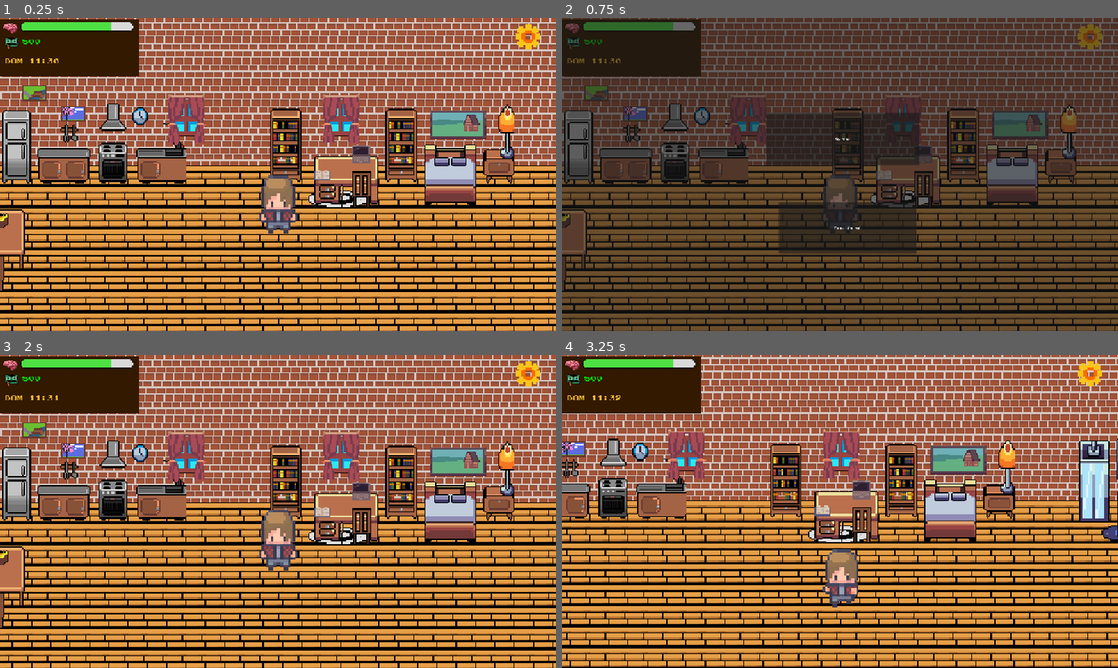
Above: before the commit, frames 1-4 (two rows, left to right).
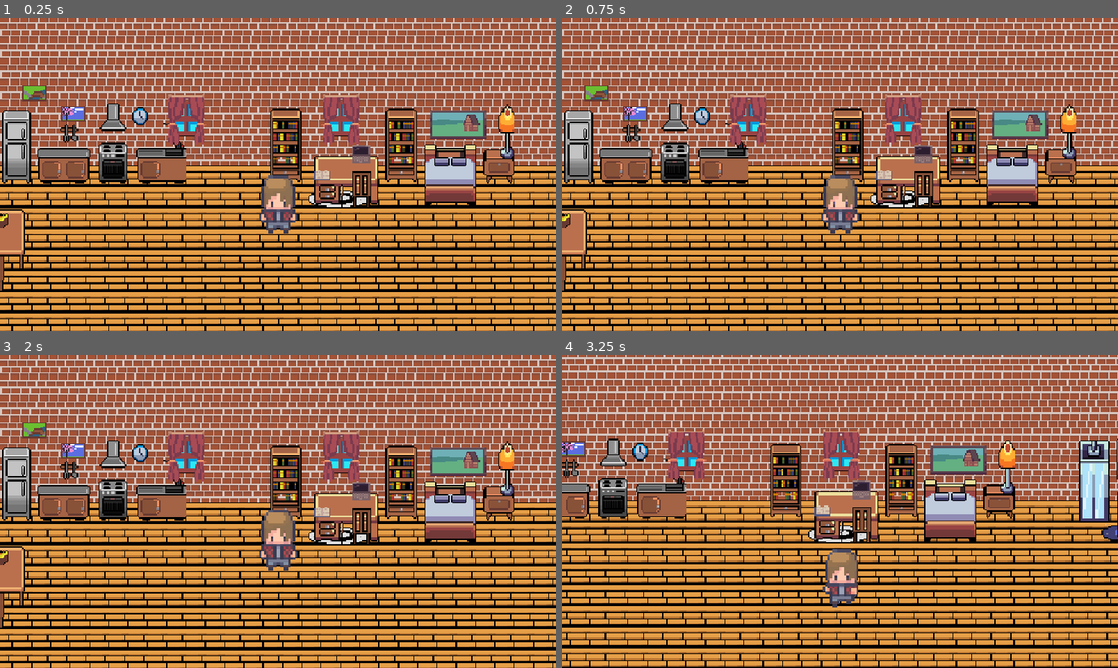
Above: after the commit, the same moments.

Repository: BurningUNI/BurnOut
Game: Godot game, scene res://scenes/room.tscn
Two runs of this game, one before a commit and one after it. Both use one fixed random seed, a clock stepped at 60 frames per second and the inputs below. This scene is started directly instead of the project's main scene.
Inputs (mouse positions are in pixels of both pictures, inside the frame that each line leads up to):
- Up to frame 1 (0.25 s): no input
- Up to frame 2 (0.75 s): click (1090, 36) at 0.52 s
- Up to frame 3 (2 s): click (278, 477) at 1.25 s, where only the run before the commit has a clickable "Riprendi"
- Up to frame 4 (3.25 s): move the mouse to (962, 495) at 2.02 s; hold Right (ui_right) 2.03-2.78 s; hold Space (interact) 2.03-2.78 s; click (962, 495) at 2.17 s; move the mouse to (728, 527) at 2.77 s; hold Down (ui_down) from 2.78 s (still down); tap Space (interact) at 2.85 s

The runs differ from the first frame. In frame 1, 4.8% of the frame differs, in the area x 0-98%, y 0-19%; in frame 2, 83%, in the area x 0-100%, y 0-100%; in frame 3, 4.8%; in frame 4, 4.8%.

Commit message:
labelPorta

Diff:
--- a/scenes/room.tscn
+++ b/scenes/room.tscn
@@ -3716,6 +3716,7 @@
 script = ExtResource("1_eom3m")
 
 [node name="HUD" parent="." instance=ExtResource("2_tk5fv")]
+visible = false
 offset = Vector2(0, -0.5)
 scale = Vector2(0.5, 0.5)
 transform = Transform2D(0.5, 0, 0, 0.5, 0, -0.5)
@@ -3773,7 +3774,59 @@
 position = Vector2(0, 23)
 shape = SubResource("CircleShape2D_w68ji")
 
-[node name="LettoLabel" type="Label" parent="."]
+[node name="WallTop" type="StaticBody2D" parent="."]
+
+[node name="Walls" type="Node2D" parent="."]
+
+[node name="Wallbotton" type="StaticBody2D" parent="Walls"]
+
+[node name="CollisionShape2D" type="CollisionShape2D" parent="Walls/Wallbotton"]
+position = Vector2(81, 150)
+shape = SubResource("RectangleShape2D_eom3m")
+
+[node name="Walltop" type="StaticBody2D" parent="Walls"]
+
+[node name="CollisionShape2D" type="CollisionShape2D" parent="Walls/Walltop"]
+position = Vector2(80.5, -80.5)
+shape = SubResource("RectangleShape2D_w68ji")
+
+[node name="Wallsx" type="StaticBody2D" parent="Walls"]
+
+[node name="CollisionShape2D" type="CollisionShape2D" parent="Walls/Wallsx"]
+position = Vector2(-300, 22)
+shape = SubResource("RectangleShape2D_23wr2")
+
+[node name="Walldx" type="StaticBody2D" parent="Walls"]
+
+[node name="CollisionShape2D" type="CollisionShape2D" parent="Walls/Walldx"]
+position = Vector2(463, 21.5)
+shape = SubResource("RectangleShape2D_3j2fx")
+
+[node name="DoorArea" type="Area2D" parent="."]
+top_level = true
+light_mask = 2
+
+[node name="CollisionShape2D" type="CollisionShape2D" parent="DoorArea"]
+position = Vector2(-247.5, -23.5)
+shape = SubResource("RectangleShape2D_dynfe")
+
+[node name="InterazioneLabel" type="Label" parent="DoorArea"]
+top_level = true
+offset_left = -121.0
+offset_top = 114.0
+offset_right = -34.0
+offset_bottom = 137.0
+theme_override_fonts/font = ExtResource("13_w68ji")
+theme_override_font_sizes/font_size = 5
+
+[node name="BedArea" type="Area2D" parent="."]
+top_level = true
+
+[node name="CollisionShape2D" type="CollisionShape2D" parent="BedArea"]
+position = Vector2(218.5, 27.25)
+shape = SubResource("RectangleShape2D_tk5fv")
+
+[node name="LettoLabel" type="Label" parent="BedArea"]
 top_level = true
 offset_left = 68.0
 offset_top = 123.0
@@ -3783,49 +3836,6 @@
 theme_override_font_sizes/font_size = 5
 horizontal_alignment = 1
 
-[node name="WallTop" type="StaticBody2D" parent="."]
-
-[node name="Walls" type="Node2D" parent="."]
-
-[node name="Wallbotton" type="StaticBody2D" parent="Walls"]
-
-[node name="CollisionShape2D" type="CollisionShape2D" parent="Walls/Wallbotton"]
-position = Vector2(81, 150)
-shape = SubResource("RectangleShape2D_eom3m")
-
-[node name="Walltop" type="StaticBody2D" parent="Walls"]
-
-[node name="CollisionShape2D" type="CollisionShape2D" parent="Walls/Walltop"]
-position = Vector2(80.5, -80.5)
-shape = SubResource("RectangleShape2D_w68ji")
-
-[node name="Wallsx" type="StaticBody2D" parent="Walls"]
-
-[node name="CollisionShape2D" type="CollisionShape2D" parent="Walls/Wallsx"]
-position = Vector2(-300, 22)
-shape = SubResource("RectangleShape2D_23wr2")
-
-[node name="Walldx" type="StaticBody2D" parent="Walls"]
-
-[node name="CollisionShape2D" type="CollisionShape2D" parent="Walls/Walldx"]
-position = Vector2(463, 21.5)
-shape = SubResource("RectangleShape2D_3j2fx")
-
-[node name="DoorArea" type="Area2D" parent="."]
-top_level = true
-light_mask = 2
-
-[node name="CollisionShape2D" type="CollisionShape2D" parent="DoorArea"]
-position = Vector2(-247.5, -23.5)
-shape = SubResource("RectangleShape2D_dynfe")
-
-[node name="BedArea" type="Area2D" parent="."]
-top_level = true
-
-[node name="CollisionShape2D" type="CollisionShape2D" parent="BedArea"]
-position = Vector2(218.5, 27.25)
-shape = SubResource("RectangleShape2D_tk5fv")
-
 [node name="SpawnRoom" type="Marker2D" parent="."]
 position = Vector2(-248, 16)
 
--- a/scripts/hud.gd
+++ b/scripts/hud.gd
@@ -95,7 +95,6 @@
 func _on_tempo_cambiato(nuova_ora: int, nuovi_minuti: int, nuovo_giorno_nome: String) -> void:
 	var tempo_formattato = "%02d:%02d" % [nuova_ora, nuovi_minuti]
 	orologio_label.text = "%s %s" % [nuovo_giorno_nome, tempo_formattato]
-	print("Tempo aggiornato: ", orologio_label.text)
 
 	_check_phone_popup(nuova_ora, nuovi_minuti)
 
--- a/scripts/park.gd
+++ b/scripts/park.gd
@@ -54,7 +54,7 @@
 func _on_porta_area_body_entered(body: Node2D) -> void:
 	if body.name == "Player":
 		near_door = true
-		label.text = "Premi [SPAZIO] per entrare nella stanza"
+		label.text = "Premi [SPAZIO] per tornare a casa"
 		label.visible = true
 
 func _on_porta_area_body_exited(body: Node2D) -> void:
--- a/scripts/room.gd
+++ b/scripts/room.gd
@@ -10,9 +10,10 @@
 
 # ---- NODI ONREADY ----
 @onready var stats_manager = get_node("/root/StatsManager")
-@onready var letto_label: Label = $LettoLabel
+@onready var letto_label: Label = $BedArea/LettoLabel
 @onready var player: Node2D = $Player
-@onready var spawn_room := $SpawnRoom  # Punto vicino alla porta
+@onready var spawn_room := $SpawnRoom
+@onready var label_interazione: Label = $DoorArea/InterazioneLabel
 
 func _ready():
 	await get_tree().process_frame
@@ -21,7 +22,78 @@
 	if Global.last_exit == "portaCasa" or Global.last_exit == "park":
 		player.global_position = spawn_room.global_position
 
-	# --- Calcolo limiti della mappa ---
+	calcola_limiti_mappa()
+
+	# --- Collega segnali per area letto ---
+	$BedArea.connect("body_entered", _on_bed_area_body_entered)
+	$BedArea.connect("body_exited", _on_bed_area_body_exited)
+
+	# --- Collega segnali per area porta ---
+	$DoorArea.connect("body_entered", _on_door_area_body_entered)
+	$DoorArea.connect("body_exited", _on_door_area_body_exited)
+
+	label_interazione.visible = false
+	letto_label.visible = false
+
+func _process(delta: float) -> void:
+	# Porta
+	if near_door and Input.is_action_just_pressed("interact"):
+		Global.last_exit = "portaCasa"
+		get_tree().change_scene_to_file("res://scenes/Corridoio.tscn")
+
+	# Letto
+	if near_bed and Input.is_action_just_pressed("interact"):
+		tenta_di_dormire()
+
+# ---- INTERAZIONE CON PORTA ----
+func _on_door_area_body_entered(body: Node2D) -> void:
+	if body.name == "Player":
+		near_door = true
+		label_interazione.text = "Premi [SPAZIO] per uscire di casa"
+		label_interazione.visible = true
+
+func _on_door_area_body_exited(body: Node2D) -> void:
+	if body.name == "Player":
+		near_door = false
+		label_interazione.visible = false
+
+# ---- INTERAZIONE CON LETTO ----
+func _on_bed_area_body_entered(body: Node2D):
+	if body.name == "Player":
+		near_bed = true
+		letto_label.text = "Premi [SPAZIO] per dormire."
+		letto_label.visible = true
+
+func _on_bed_area_body_exited(body: Node2D):
+	if body.name == "Player":
+		near_bed = false
+		letto_label.visible = false
+
+# ---- LOGICA DORMIRE ----
+func tenta_di_dormire():
+	var ora = stats_manager.ora
+	var minuti = stats_manager.minuti
+
+	if ora > ORA_MINIMA_PER_DORMIRE or (ora == ORA_MINIMA_PER_DORMIRE and minuti >= MINUTI_MINIMI_PER_DORMIRE):
+		stats_manager.ora = 7
+		stats_manager.minuti = 0
+		stats_manager.giorno += 1
+		stats_manager.indice_giorno_settimana = (stats_manager.indice_giorno_settimana + 1) % 7
+
+		stats_manager.emit_signal("tempo_cambiato", stats_manager.ora, stats_manager.minuti, stats_manager.nomi_giorni_settimana[stats_manager.indice_giorno_settimana])
+		stats_manager.save_game()
+
+		letto_label.text = "Hai dormito bene! Nuovo giorno: %s Giorno %d" % [
+			stats_manager.nomi_giorni_settimana[stats_manager.indice_giorno_settimana],
+			stats_manager.giorno
+		]
+	else:
+		letto_label.text = "È troppo presto per andare a dormire! Riprova dopo le %02d:%02d." % [ORA_MINIMA_PER_DORMIRE, MINUTI_MINIMI_PER_DORMIRE]
+
+	letto_label.visible = true
+
+# ---- CALCOLO LIMITI MAPPA ----
+func calcola_limiti_mappa():
 	var tilemap_root = $TileMap
 	var tile_size := Vector2i(0, 0)
 	var all_used_positions: Array[Vector2i] = []
@@ -60,61 +132,3 @@
 	print("Top: ", limit_top)
 	print("Right: ", limit_right)
 	print("Bottom: ", limit_bottom)
-
-	# --- Collega segnali per il letto (BedArea) ---
-	$BedArea.connect("body_entered", _on_bed_area_body_entered)
-	$BedArea.connect("body_exited", _on_bed_area_body_exited)
-
-func _process(delta: float) -> void:
-	# Porta
-	if near_door and Input.is_action_just_pressed("interact"):
-		Global.last_exit = "portaCasa"
-		get_tree().change_scene_to_file("res://scenes/Corridoio.tscn")
-
-	# Letto
-	if near_bed and Input.is_action_just_pressed("interact"):
-		tenta_di_dormire()
-
-# ---- INTERAZIONE CON PORTA ----
-func _on_door_area_body_entered(body: Node2D) -> void:
-	if body.name == "Player":
-		near_door = true
-
-func _on_door_area_body_exited(body: Node2D) -> void:
-	if body.name == "Player":
-		near_door = false
-
-# ---- INTERAZIONE CON LETTO ----
-func _on_bed_area_body_entered(body: Node2D):
-	if body.name == "Player":
-		near_bed = true
-		letto_label.text = "Premi [SPAZIO] per dormire."
-		letto_label.visible = true
-
-func _on_bed_area_body_exited(body: Node2D):
-	if body.name == "Player":
-		near_bed = false
-		letto_label.visible = false
-
-# ---- LOGICA DORMIRE ----
-func tenta_di_dormire():
-	var ora = stats_manager.ora
-	var minuti = stats_manager.minuti
-
-	if ora > ORA_MINIMA_PER_DORMIRE or (ora == ORA_MINIMA_PER_DORMIRE and minuti >= MINUTI_MINIMI_PER_DORMIRE):
-		stats_manager.ora = 7
-		stats_manager.minuti = 0
-		stats_manager.giorno += 1
-		stats_manager.indice_giorno_settimana = (stats_manager.indice_giorno_settimana + 1) % 7
-
-		stats_manager.emit_signal("tempo_cambiato", stats_manager.ora, stats_manager.minuti, stats_manager.nomi_giorni_settimana[stats_manager.indice_giorno_settimana])
-		stats_manager.save_game()
-
-		letto_label.text = "Hai dormito bene! Nuovo giorno: %s Giorno %d" % [
-			stats_manager.nomi_giorni_settimana[stats_manager.indice_giorno_settimana],
-			stats_manager.giorno
-		]
-	else:
-		letto_label.text = "È troppo presto per andare a dormire! Riprova dopo le %02d:%02d." % [ORA_MINIMA_PER_DORMIRE, MINUTI_MINIMI_PER_DORMIRE]
-
-	letto_label.visible = true
